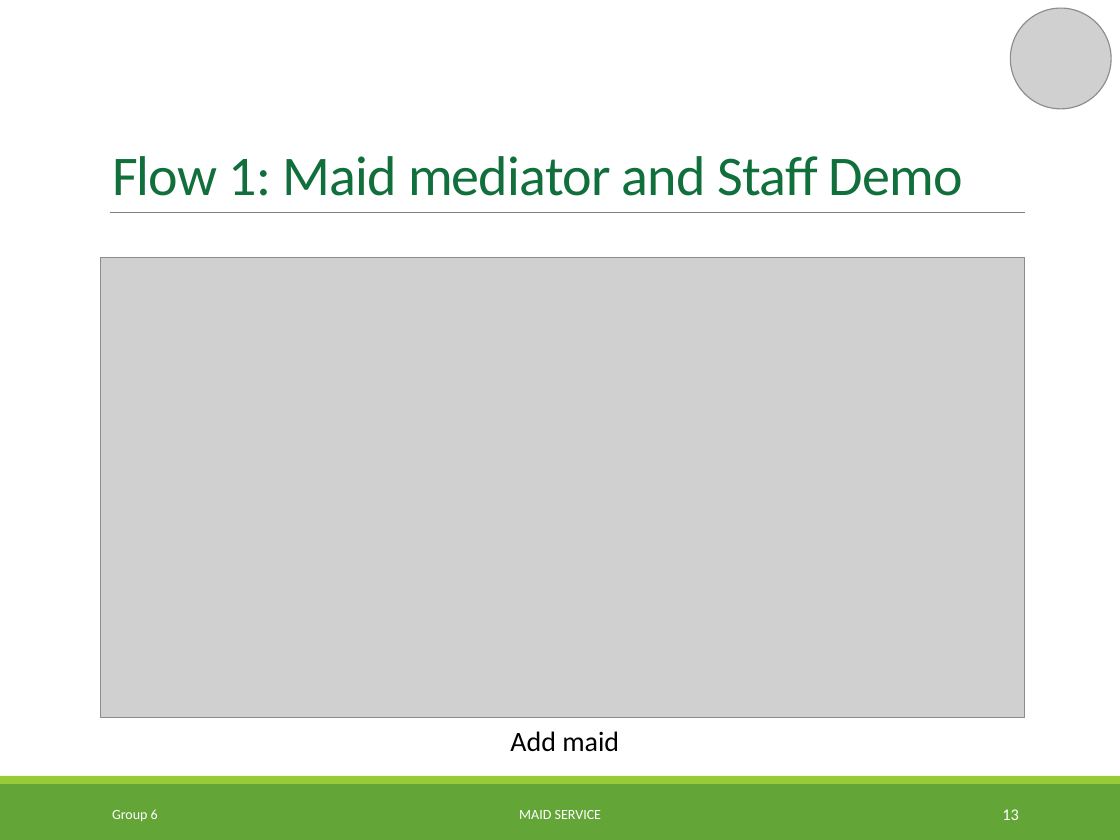
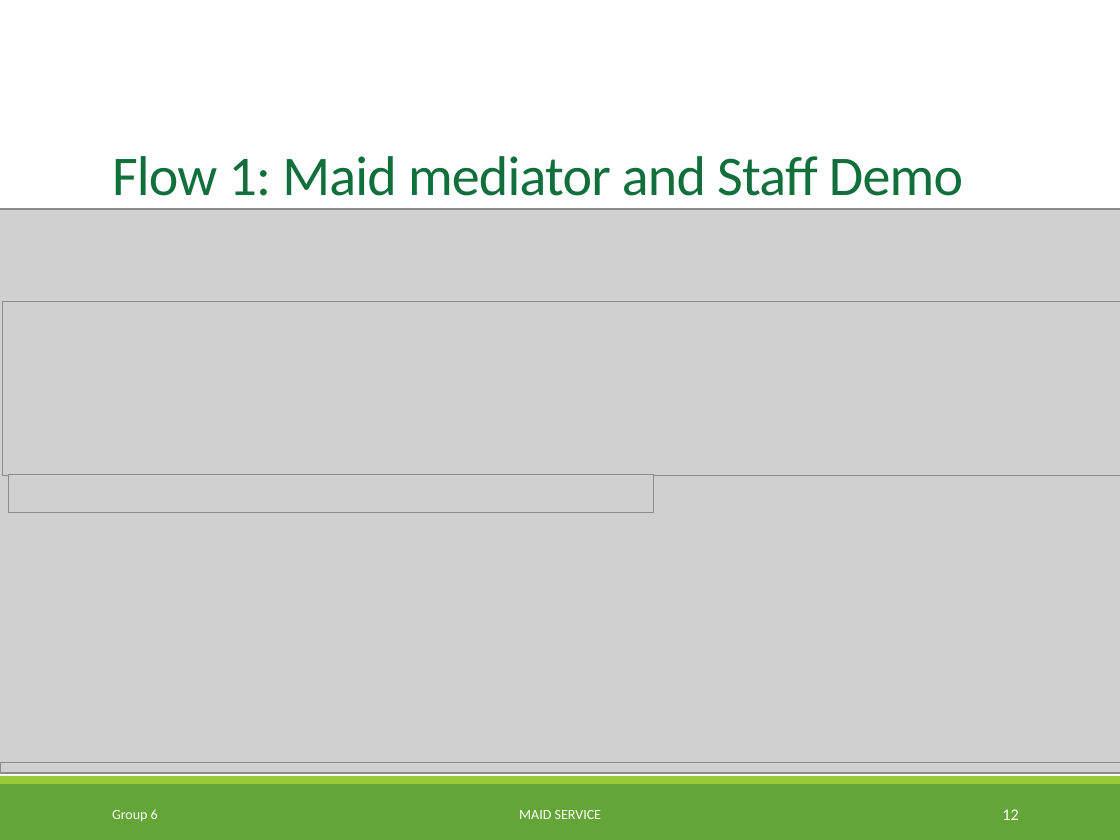
Before and after one commit to TuanBT/ms-website, a slide deck: slide 12 of Presentation/MS_Slide.pptx (slide 13 before the commit). Drawn at 1120x840 pixels with LibreOffice and Linux fonts; fonts in the diff are those of the drawing; grey boxes stand for pictures; background and template pictures are left out. Boxes give left, top, right and bottom in pixels: in the first picture for what was removed or moved away, otherwise in the second. Text is boxed around its words. In the diff, an @@ line names an element or a change of style, - is before the commit and + after.

```diff
--- a/Presentation/MS_Slide.pptx
+++ b/Presentation/MS_Slide.pptx
@@ picture removed at (x1=1010, y1=8, x2=1111, y2=109) @@
@@ picture added at (x1=0, y1=209, x2=1120, y2=763) @@
@@ picture resized from (x1=101, y1=258, x2=1025, y2=718) to (x1=0, y1=213, x2=1120, y2=774) @@
@@ picture added at (x1=0, y1=211, x2=1120, y2=773) @@
@@ line removed from (110, 213) to (1025, 213) @@
@@ picture added at (x1=0, y1=284, x2=1120, y2=413) @@
@@ picture added at (x1=2, y1=301, x2=1120, y2=475) @@
@@ picture added at (x1=8, y1=475, x2=653, y2=513) @@
@@ text removed at (x1=510, y1=731, x2=619, y2=752) @@
-Add maid
@@ page number at (x1=1002, y1=809, x2=1018, y2=820): text changed @@
-13
+12
```
Also in this commit, not shown: 16 other slides changed, 2 slides added, 6 slides removed.
